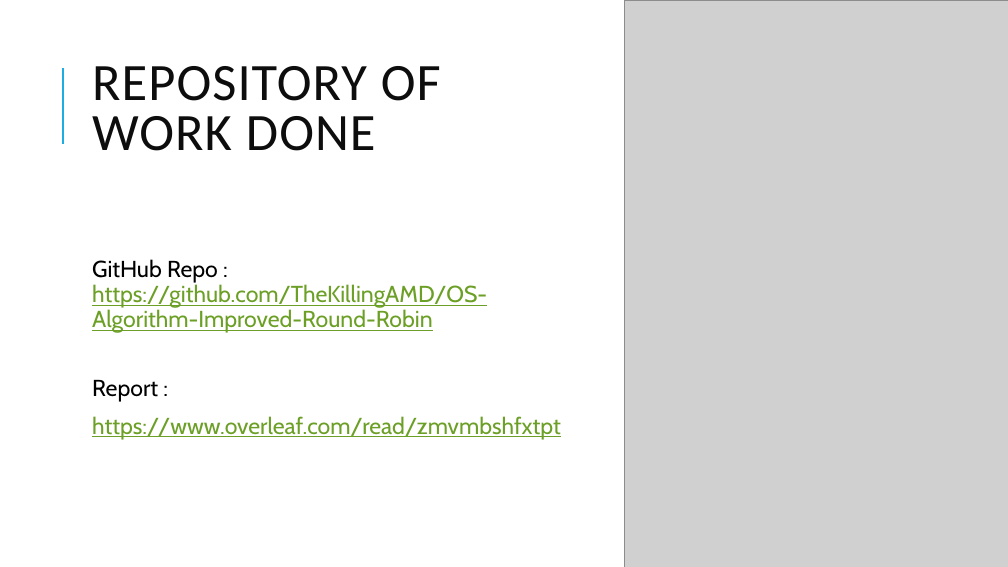
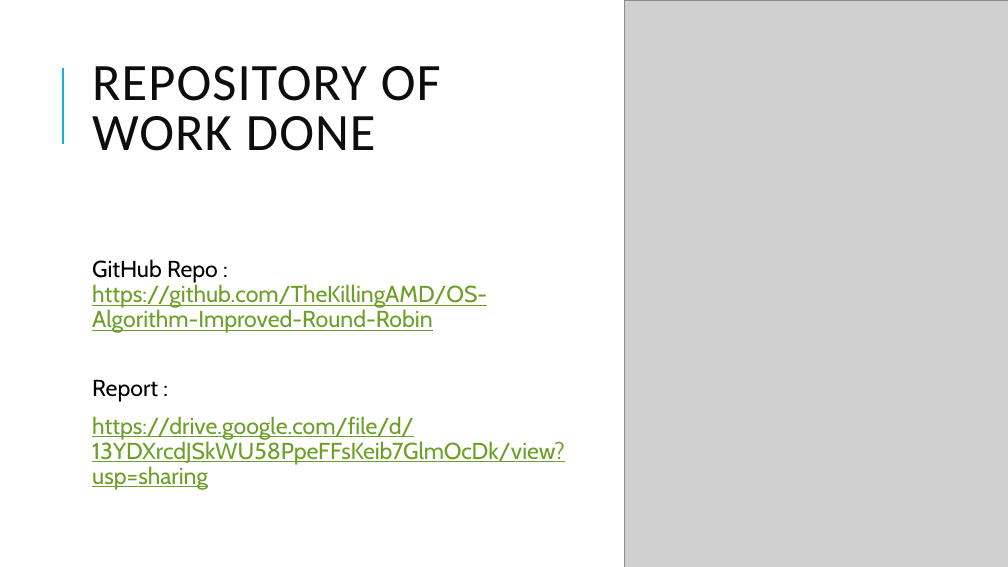
Before and after one commit to TheKillingAMD/OS-Algorithm-Improved-Round-Robin, a slide deck: slide 19 of OS.pptx. Drawn at 1008x567 pixels with LibreOffice and Linux fonts; fonts in the diff are those of the drawing; grey boxes stand for pictures. Boxes give left, top, right and bottom in pixels: in the first picture for what was removed or moved away, otherwise in the second. Text is boxed around its words. In the diff, an @@ line names an element or a change of style, - is before the commit and + after.

```diff
--- a/OS.pptx
+++ b/OS.pptx
@@ text at (x1=92, y1=416, x2=565, y2=490): text changed @@
-https://www.overleaf.com/read/zmvmbshfxtpt
+https://drive.google.com/file/d/13YDXrcdJSkWU58PpeFFsKeib7GlmOcDk/view?usp=sharing
```
Also in this commit, not shown: 2 other files.
